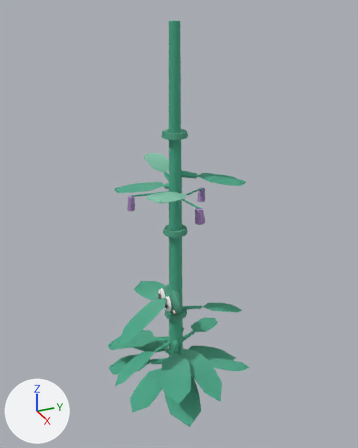
One commit to the glTF model web-forest/public/model/species/grona-triflora.glb: the scene before it, then after it.
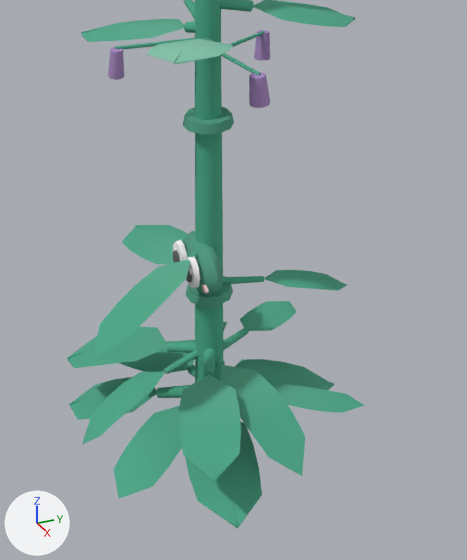
There are two pictures of each version: one whole from a 50 mm lens placed at (0.527, -0.237, 0.523), pointed at (-0.003, 0.002, 0.258), one close up on the part from 21% to 84% of the width and 39% to 99% of the height. Every picture has the same lights, and +X, +Y and +Z are marked at lower left. The last two pictures show the newer version. Where no turn or scale is listed for an object, it has been applied to the vertices. Vertices at exactly the same position are counted once.

Script lines for the objects in view, before the commit:
```python
me_mesh_12 = bpy.data.meshes.new('Mesh_12')
me_mesh_12.from_pydata(...)  # 40 vertices, 72 faces; spans x -0.0019..0.0945, y -0.0504..0.0043, z -0.0248..0.0039
me_mesh_12.materials.append(mat_flat)
me_mesh_16 = bpy.data.meshes.new('Mesh_16')
me_mesh_16.from_pydata(...)  # 40 vertices, 72 faces; spans x -0.0281..0.0012, y -0.0007..0.0529, z -0.019..0.0013
me_mesh_16.materials.append(mat_flat)
me_mesh_6 = bpy.data.meshes.new('Mesh_6')
me_mesh_6.from_pydata(...)  # 37 vertices, 68 faces; spans x -0.0021..0.0587, y -0.0017..0.0911, z -0.0133..0.0024
me_mesh_6.materials.append(mat_flat)
ob_p11 = bpy.data.objects.new('p11', me_mesh_12)
ob_p11.location = (0.0015, -0.0051, 0.0835)
ob_p16 = bpy.data.objects.new('p16', me_mesh_16)
ob_p16.location = (0.0015, -0.0051, 0.2951)
ob_p5 = bpy.data.objects.new('p5', me_mesh_6)
ob_p5.location = (0.0015, -0.0051, 0.0557)
# also in view: 'stem' at (0.002, -0.008, 0.25); 'p10' at (-0.031, -0.046, 0.069); 'p12' at (0.007, 0.047, 0.12); 'p1' at (0.05, -0.022, 0.035); 'p13' at (-0.049, -0.015, 0.135)
```
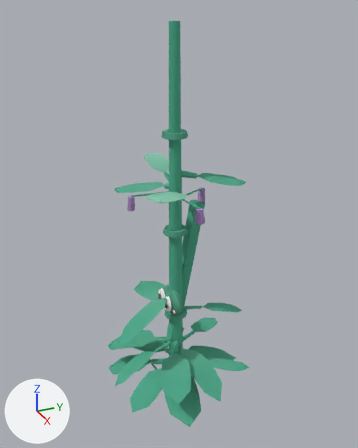
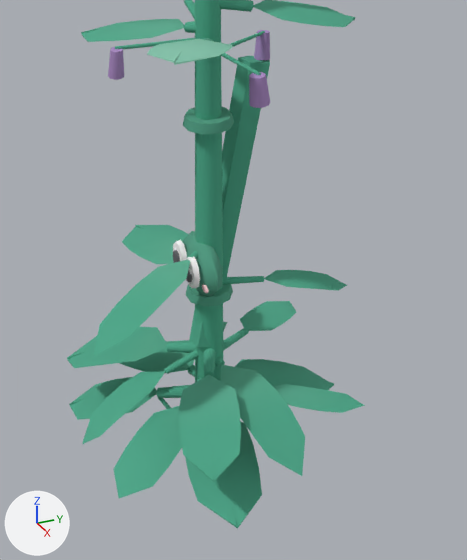
Edits to the scene script, one JSON object a line:
```json
{"block": "me_mesh_16", "where": "# used by ob_p16; location = (0.0015, -0.0051, 0.2951)"}
{"op": "remove", "block": "me_mesh_16", "code": "me_mesh_16.from_pydata(...)  # 40 vertices, 72 faces; spans x -0.0281..0.0012, y -0.0007..0.0529, z -0.019..0.0013"}
{"op": "add", "block": "me_mesh_16", "code": "me_mesh_16.from_pydata(...)  # 65 vertices, 116 faces; spans x -0.0322..0.0084, y -0.0138..0.053, z -0.2094..0.0013"}
{"block": "me_mesh_16", "change": "me_mesh_16 part 1"}
{"block": "me_mesh_16", "change": "11 vertices are added at x -0.0322..0.0084, y -0.0138..0.053, z -0.2094..-0.016"}
{"block": "me_mesh_16", "change": "20 new faces join them"}
{"block": "me_mesh_16", "change": "other edits to the shape of me_mesh_16 do not show in these pictures"}
```

What differs and where, as boxes (x1, y1, x2, y2) in the close-ups (467 x 560 px):
```json
{"object": "p16", "change": "reshaped", "before": [231, 30, 270, 60], "after": [189, 30, 270, 347]}
{"part": 1, "of": "me_mesh_16", "change": "added", "after": [189, 56, 270, 347], "on screen": "green"}
```
